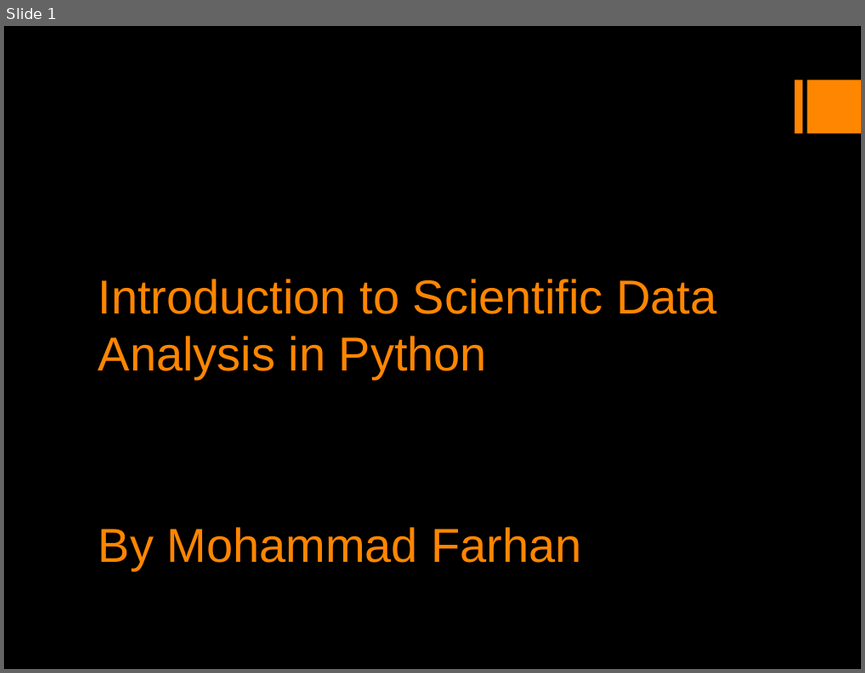
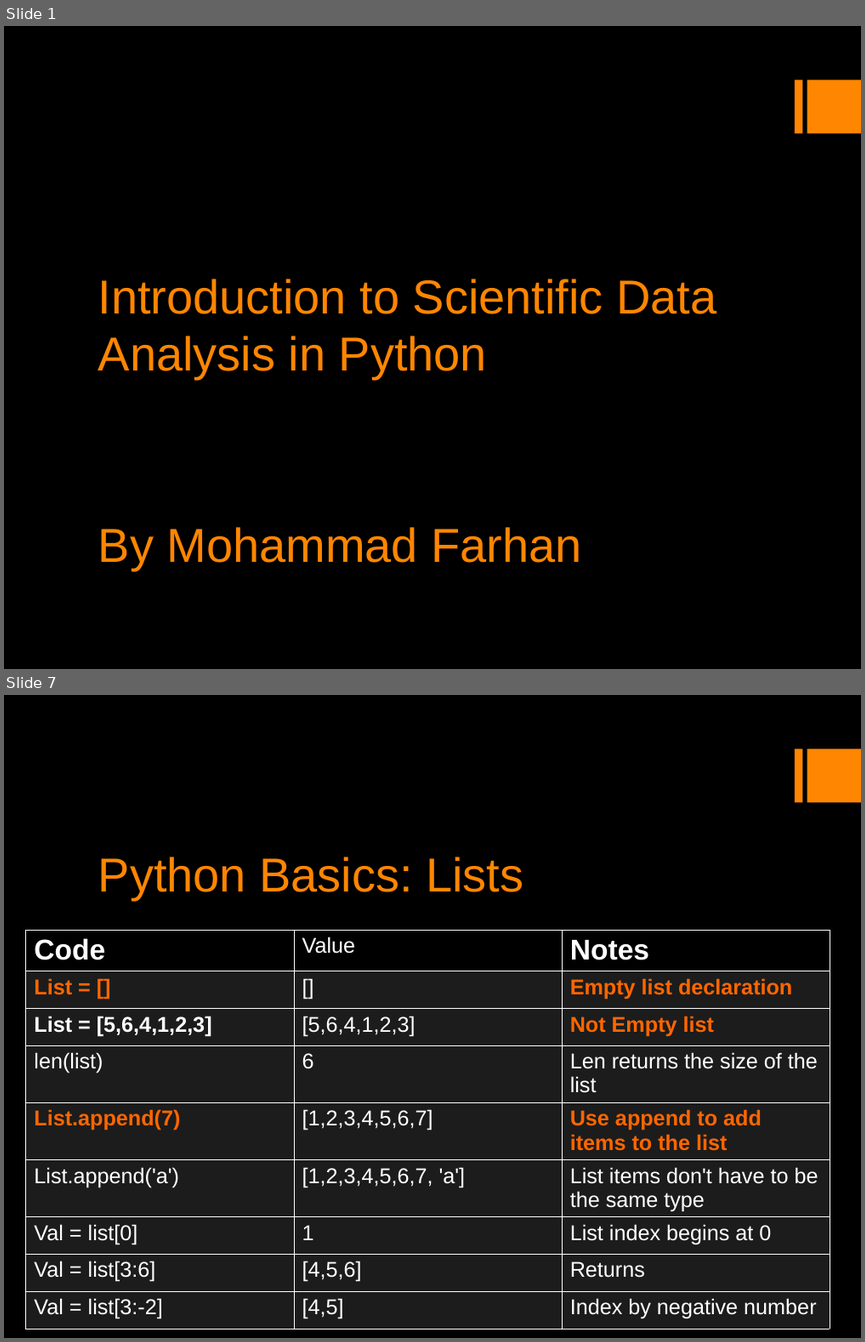
Before and after one commit to mfarhan12/intro_to_scientific_computing, a slide deck: Introduction to Scientific Computing in Python.odp. Shown one above the other, each under a label of ours: slide 1 before the commit, slides 1 and 7 after it; the slides between them are not shown. The pictures are 865x673 and 865x1342 pixels, drawn with LibreOffice and Linux fonts; fonts in the diff are those of the drawing. Boxes give left, top, right and bottom in pixels: in the first picture for what was removed or moved away, otherwise in the second. Text is boxed around its words. In the diff, an @@ line names an element or a change of style, - is before the commit and + after.

Commit message:
added python basics slides

```diff
--- a/Introduction to Scientific Computing in Python.odp
+++ b/Introduction to Scientific Computing in Python.odp
@@ slide 7 added at <box>4,695,861,1338</box>, background #000000; not listed: 2 template elements that a slide beside it also shows @@
@@ title added at <box>98,857,523,900</box>, 40 pt, text #FF8600 @@
+Python Basics: Lists
@@ table added at <box>25,930,830,1328</box>, 9 rows, 3 columns @@
+Code | Value | Notes
+List = [] | [] | Empty list declaration
+List = [5,6,4,1,2,3] | [5,6,4,1,2,3] | Not Empty list
+len(list) | 6 | Len returns the size of the list
+List.append(7) | [1,2,3,4,5,6,7] | Use append to add items to the list
+List.append('a') | [1,2,3,4,5,6,7, 'a'] | List items don't have to be the same type
+Val = list[0] | 1 | List index begins at 0
+Val = list[3:6] | [4,5,6] | Returns
+Val = list[3:-2] | [4,5] | Index by negative number
```
Also in this commit, not shown: 5 slides changed, 6 other slides added, 1 slide removed, 7 other files.
